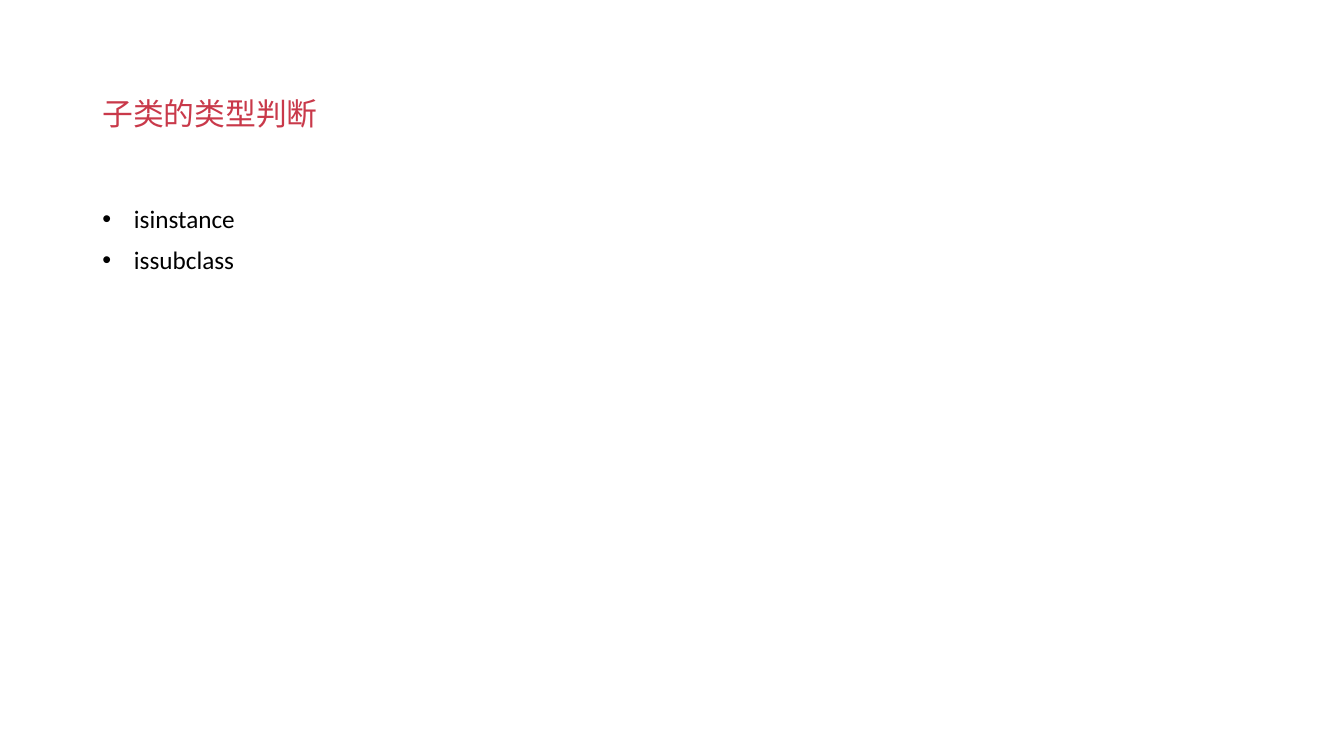
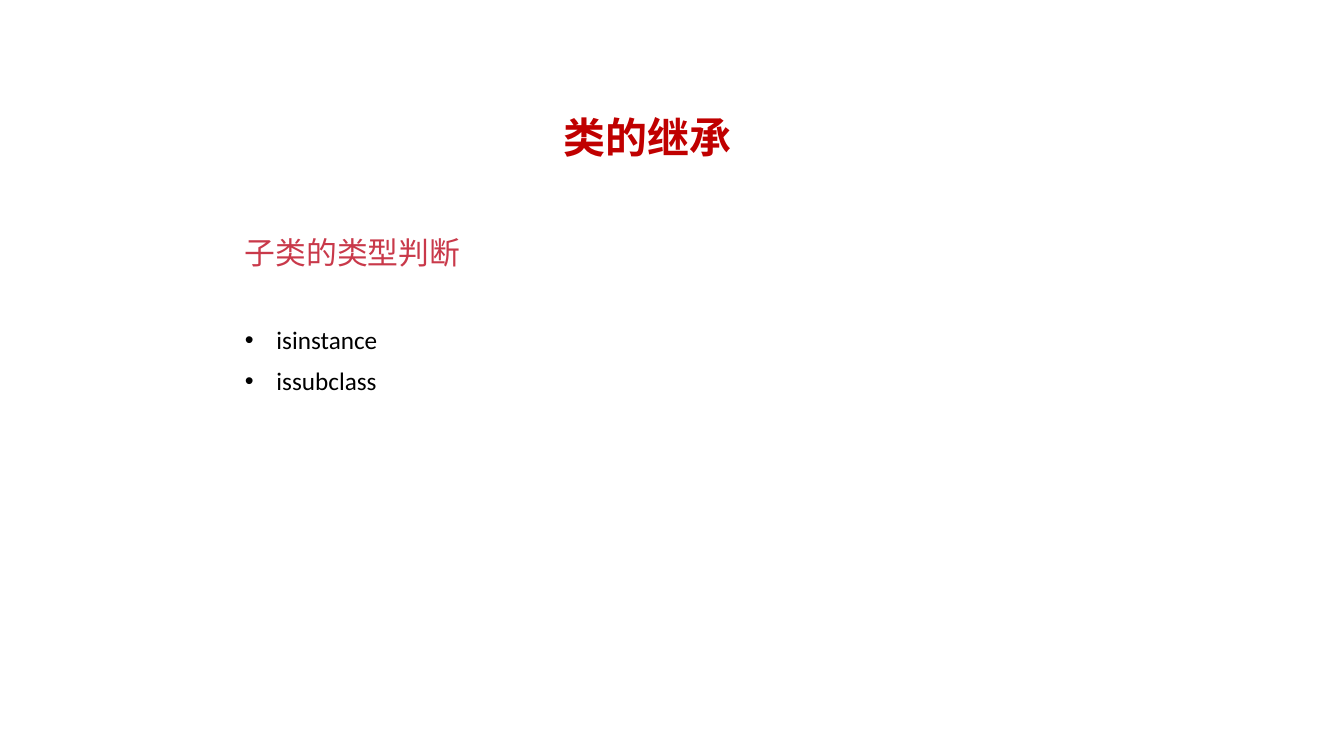
Before and after one commit to albert-feng/Python_OOP, a slide deck: slide 6 of ppt/3.4-类的继承.pptx. Drawn at 1344x756 pixels with LibreOffice and Linux fonts; fonts in the diff are those of the drawing. Boxes give left, top, right and bottom in pixels: in the first picture for what was removed or moved away, otherwise in the second. Text is boxed around its words. In the diff, an @@ line names an element or a change of style, - is before the commit and + after.

```diff
--- a/ppt/3.4-类的继承.pptx
+++ b/ppt/3.4-类的继承.pptx
@@ text added at [564, 117, 732, 157], 30 pt, text #C00000, bold @@
+类的继承
@@ title "子类的类型判断": place and size @@
-title "子类的类型判断" at [102, 99, 317, 128]
+title "子类的类型判断" at [245, 238, 460, 267]
@@ text "isinstance": place and size @@
-text "isinstance" at [134, 210, 235, 270]
+text "isinstance" at [276, 331, 377, 391]
```
Also in this commit, not shown: 5 other slides changed, 4 other files.
